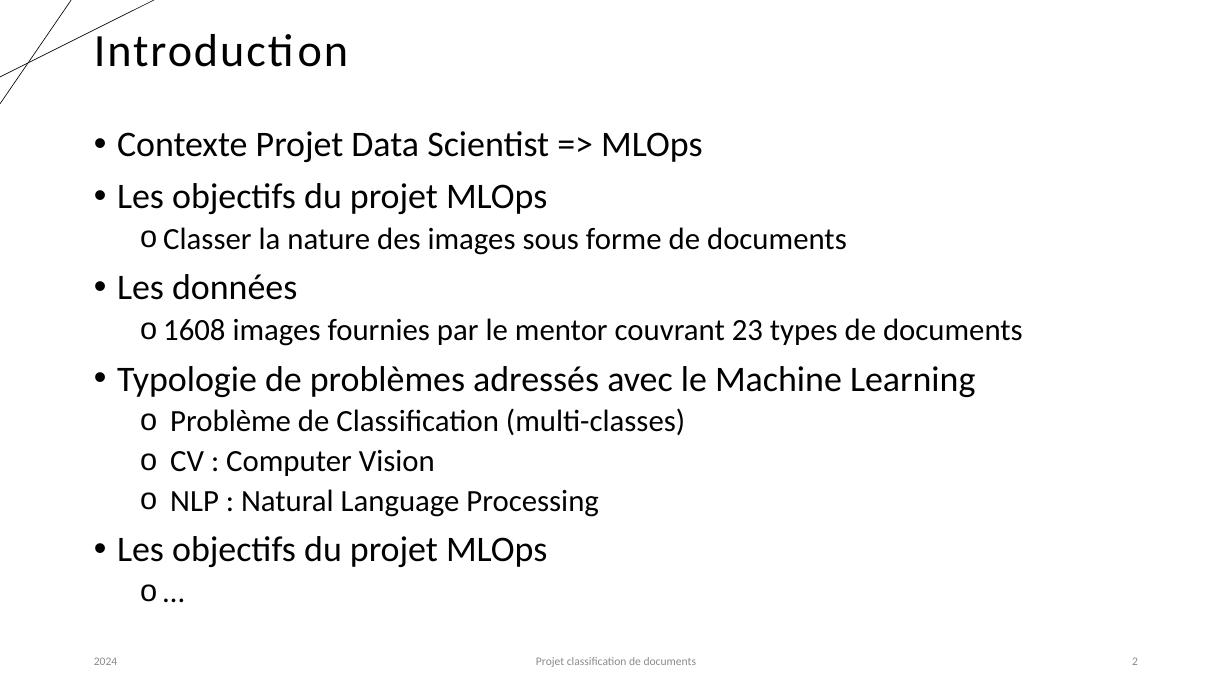
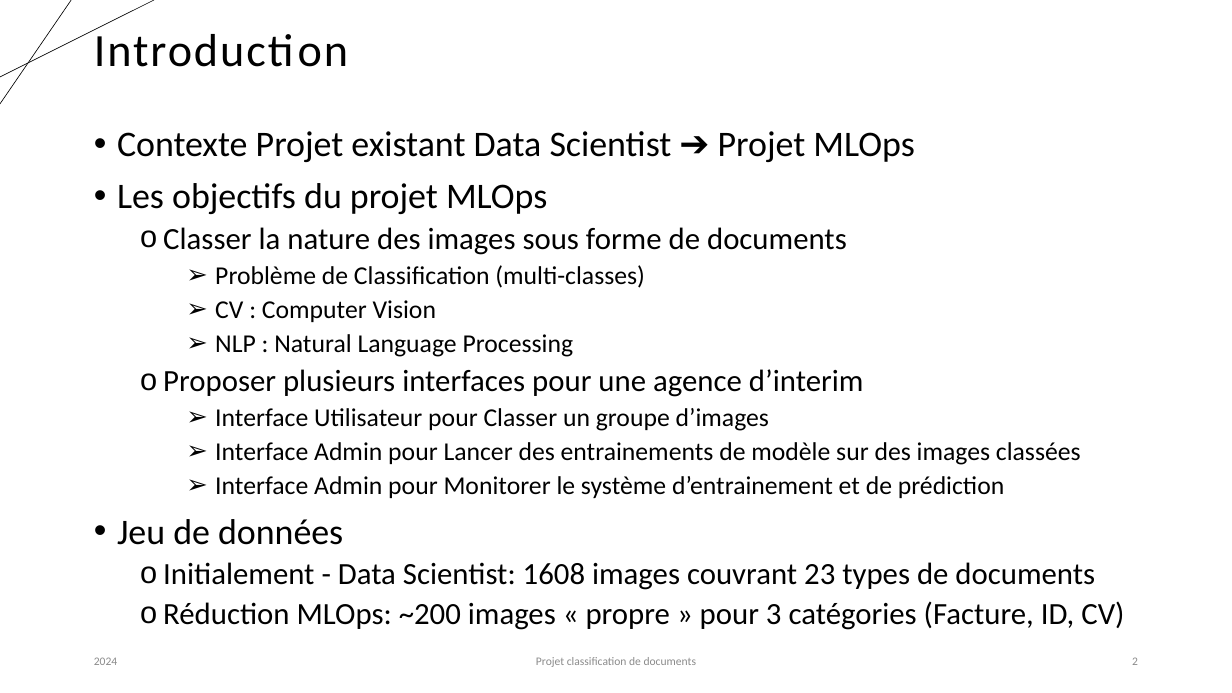
Before and after one commit to karned-formation/SEP24-MLOPS-SAKE, a slide deck: slide 2 of report/Projet_classification_MLOps_Partie1_Eddie.pptx. Drawn at 1232x693 pixels with LibreOffice and Linux fonts; fonts in the diff are those of the drawing. Boxes give left, top, right and bottom in pixels: in the first picture for what was removed or moved away, otherwise in the second. Text is boxed around its words. In the diff, an @@ line names an element or a change of style, - is before the commit and + after.

Commit message:
Update slide Killian + Slides intro

```diff
--- a/report/Projet_classification_MLOps_Partie1_Eddie.pptx
+++ b/report/Projet_classification_MLOps_Partie1_Eddie.pptx
@@ text at [117, 131, 914, 162]: text changed @@
-• Contexte Projet Data Scientist => MLOps
+• Contexte Projet existant Data Scientist ➔ Projet MLOps
@@ text at [215, 265, 645, 357]: size 24 to 20 pt in "Problème de Classification (multi-classes)", "CV : Computer Vision", "NLP : Natural Language Processing"; bullet o to ➢; list level 2 to 3 in "Problème de Classification (multi-classes)"; list level 2 to 3 in "CV : Computer Vision"; list level 2 to 3 in "NLP : Natural Language Processing" @@
@@ text at [117, 274, 1023, 397]: paragraphs removed @@
-• Les données
-  o 1608 images fournies par le mentor couvrant 23 types de documents
-• Typologie de problèmes adressés avec le Machine Learning
@@ text at [117, 369, 1124, 630]: text changed; size 28 to 20 pt @@
-• Les objectifs du projet MLOps
-  o …
+  o Proposer plusieurs interfaces pour une agence d’interim
+    ➢ Interface Utilisateur pour Classer un groupe d’images
+    ➢ Interface Admin pour Lancer des entrainements de modèle sur des images classées
+    ➢ Interface Admin pour Monitorer le système d’entrainement et de prédiction
+• Jeu de données
+  o Initialement - Data Scientist: 1608 images couvrant 23 types de documents
+  o Réduction MLOps: ~200 images « propre » pour 3 catégories (Facture, ID, CV)
```
Also in this commit, not shown: 3 slides added, 1 other file.
